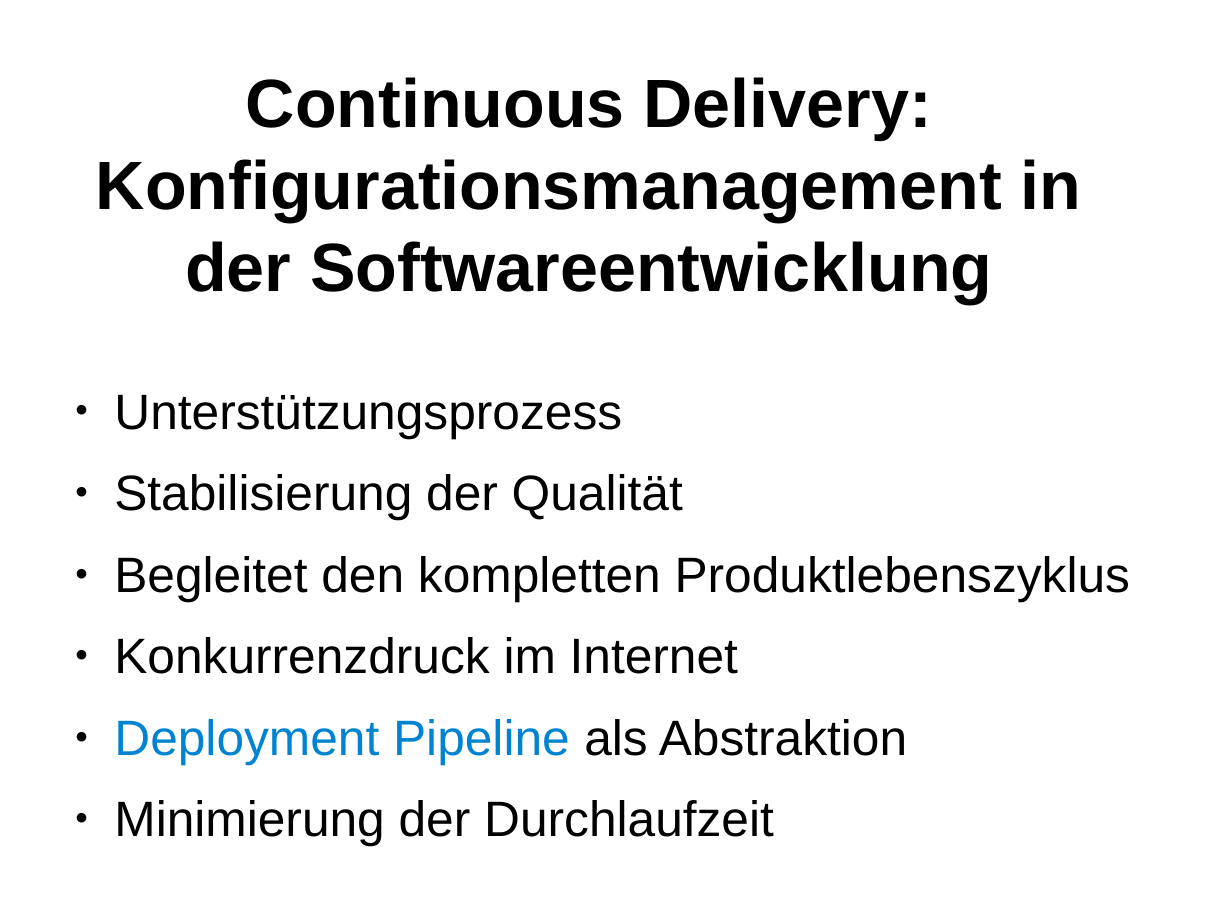
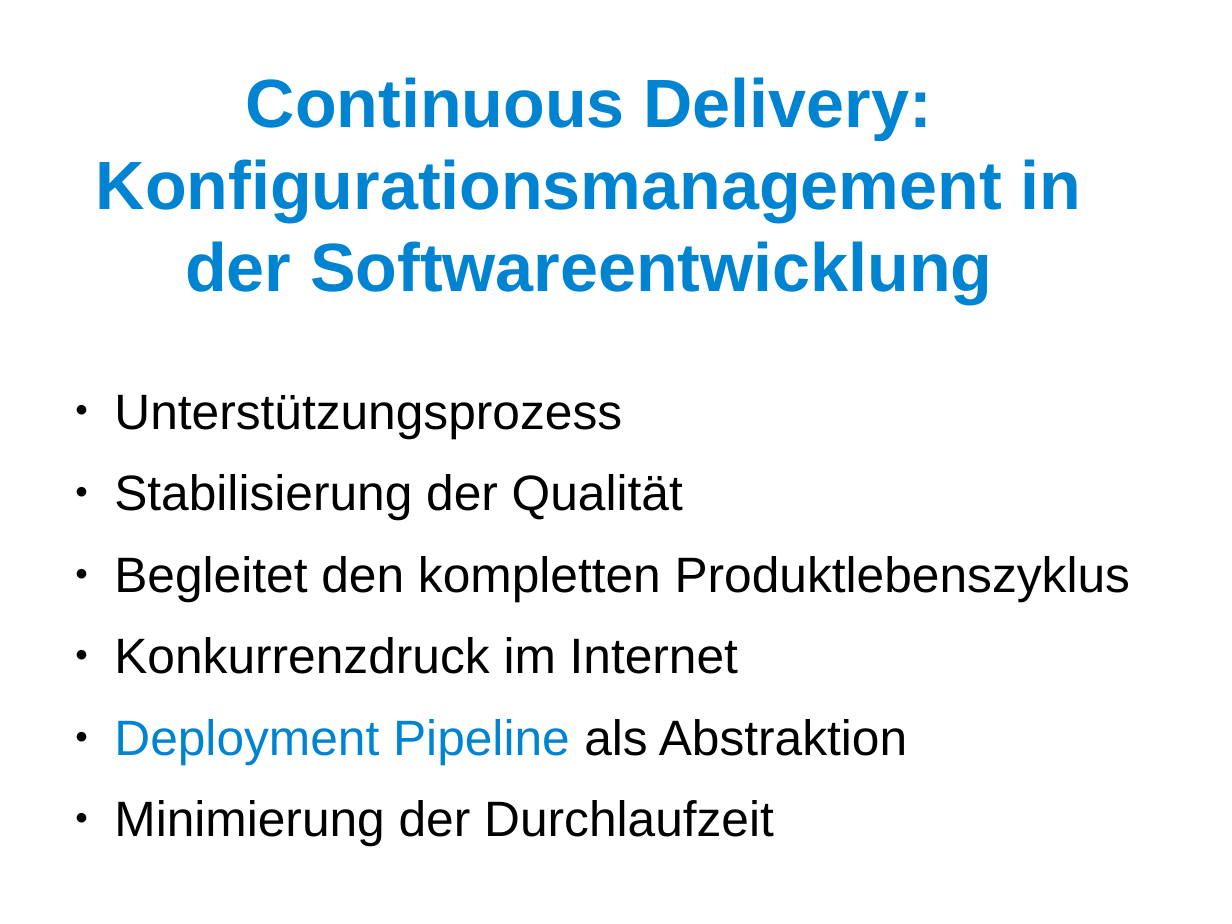
Before and after one commit to danielfr/Hausarbeit, a slide deck: slide 1 of ThesisPraesentation.odp. Drawn at 1232x924 pixels with LibreOffice and Linux fonts; fonts in the diff are those of the drawing. Boxes give left, top, right and bottom in pixels: in the first picture for what was removed or moved away, otherwise in the second. Text is boxed around its words. In the diff, an @@ line names an element or a change of style, - is before the commit and + after.

```diff
--- a/ThesisPraesentation.odp
+++ b/ThesisPraesentation.odp
@@ title "Continuous Delivery: Konfigurationsmanagement in der ..." at box(96, 77, 1082, 304): text colour #000000 to #0084D1 @@
```
Also in this commit, not shown: 1 other slide changed, 1 other file.
